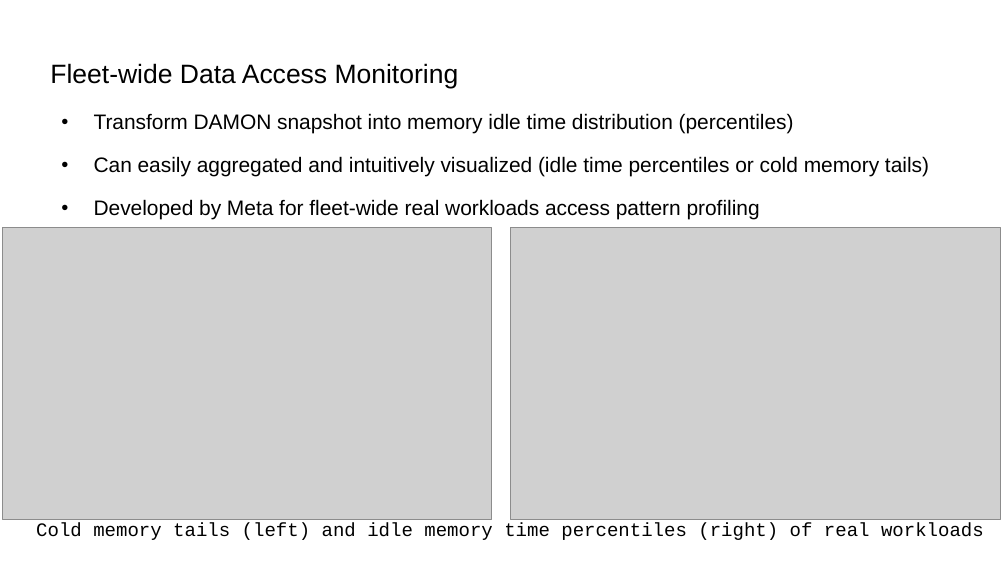
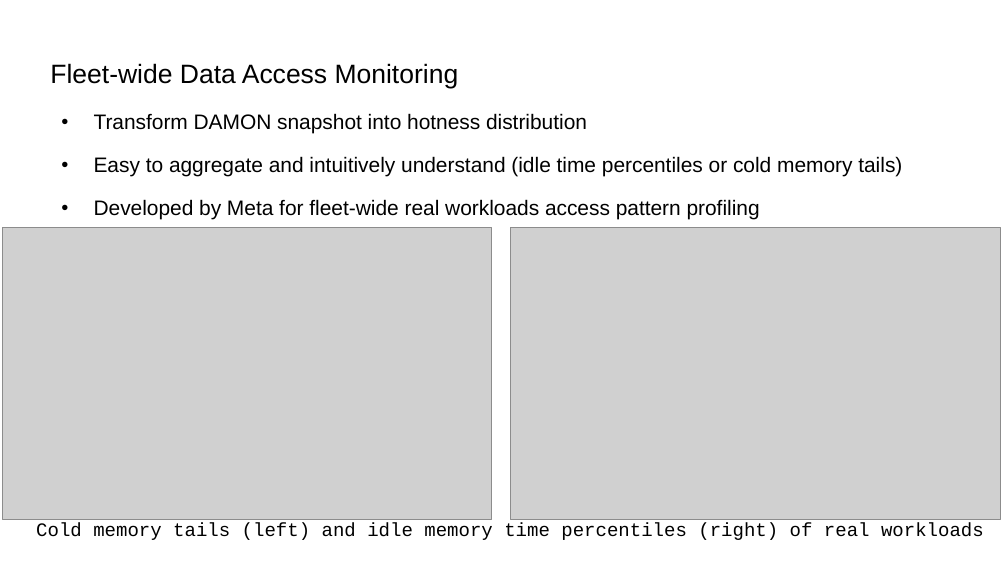
Before and after one commit to damonitor/talks, a slide deck: slide 68 of 2025/kernel_recipes/damon_kernel_recipes2025.odp (slide 67 before the commit). Drawn at 1008x567 pixels with LibreOffice and Linux fonts; fonts in the diff are those of the drawing; grey boxes stand for pictures. Boxes give left, top, right and bottom in pixels: in the first picture for what was removed or moved away, otherwise in the second. Text is boxed around its words. In the diff, an @@ line names an element or a change of style, - is before the commit and + after.

```diff
--- a/2025/kernel_recipes/damon_kernel_recipes2025.odp
+++ b/2025/kernel_recipes/damon_kernel_recipes2025.odp
@@ text at [94, 113, 902, 176]: text changed @@
-● Transform DAMON snapshot into memory idle time distribution (percentiles)
-● Can easily aggregated and intuitively visualized (idle time percentiles or cold memory tails)
+● Transform DAMON snapshot into hotness distribution
+● Easy to aggregate and intuitively understand (idle time percentiles or cold memory tails)
```
Also in this commit, not shown: 20 other slides changed, 1 slide added, 1 other file.
